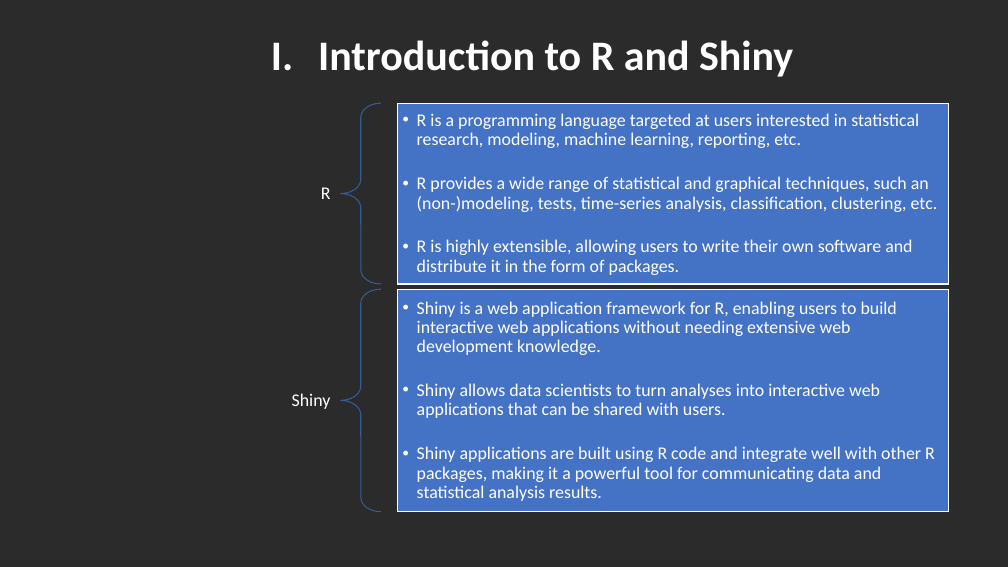
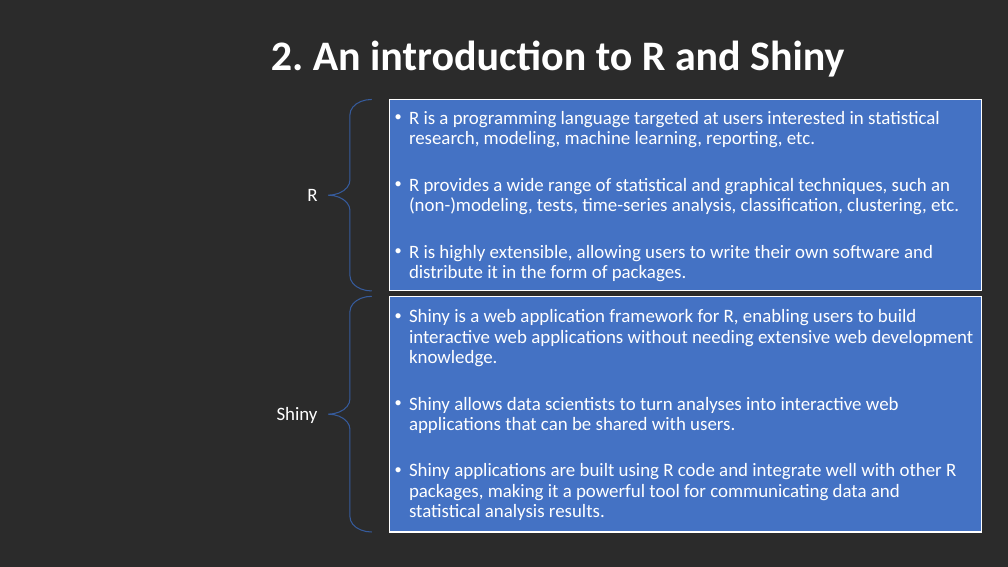
Before and after one commit to DataIMLabs/MIE2024, a slide deck: slide 5 of presentation/session1/MIE2024-DataIM-Masterclass-Session1.pptx. Drawn at 1008x567 pixels with LibreOffice and Linux fonts; fonts in the diff are those of the drawing; background and template pictures are left out; a plain dark background stands for a picture behind light text. Boxes give left, top, right and bottom in pixels: in the first picture for what was removed or moved away, otherwise in the second. Text is boxed around its words. In the diff, an @@ line names an element or a change of style, - is before the commit and + after.

```diff
--- a/presentation/session1/MIE2024-DataIM-Masterclass-Session1.pptx
+++ b/presentation/session1/MIE2024-DataIM-Masterclass-Session1.pptx
@@ text at <box>271,40,844,77</box>: text changed @@
-I. Introduction to R and Shiny
+2. An introduction to R and Shiny
@@ left brace: place and size @@
-left brace at <box>340,103,381,284</box>
+left brace at <box>328,100,372,291</box>
@@ text "R is a programming language ...": place and size @@
-text "R is a programming language ..." at <box>417,113,938,275</box>
+text "R is a programming language ..." at <box>409,111,959,281</box>
@@ rectangle: place and size @@
-rectangle at <box>397,103,948,284</box>
+rectangle at <box>389,100,982,291</box>
@@ text "R": place and size @@
-text "R" at <box>321,187,331,199</box>
+text "R" at <box>307,189,317,201</box>
@@ left brace: place and size @@
-left brace at <box>340,289,381,511</box>
+left brace at <box>328,296,372,532</box>
@@ text "Shiny is a web application ...": place and size @@
-text "Shiny is a web application ..." at <box>417,301,935,501</box>
+text "Shiny is a web application ..." at <box>409,309,974,520</box>
@@ rectangle: place and size @@
-rectangle at <box>397,289,948,511</box>
+rectangle at <box>389,296,982,532</box>
@@ size 17 to 18 pt in 4 elements at <box>409,111,959,281</box>, <box>307,189,317,201</box>, <box>409,309,974,520</box>, <box>277,407,318,423</box> @@
@@ text "Shiny": place and size @@
-text "Shiny" at <box>292,393,331,409</box>
+text "Shiny" at <box>277,407,318,423</box>
```
Also in this commit, not shown: 8 other slides changed, 21 slides added, 2 slides removed, 6 other files.
